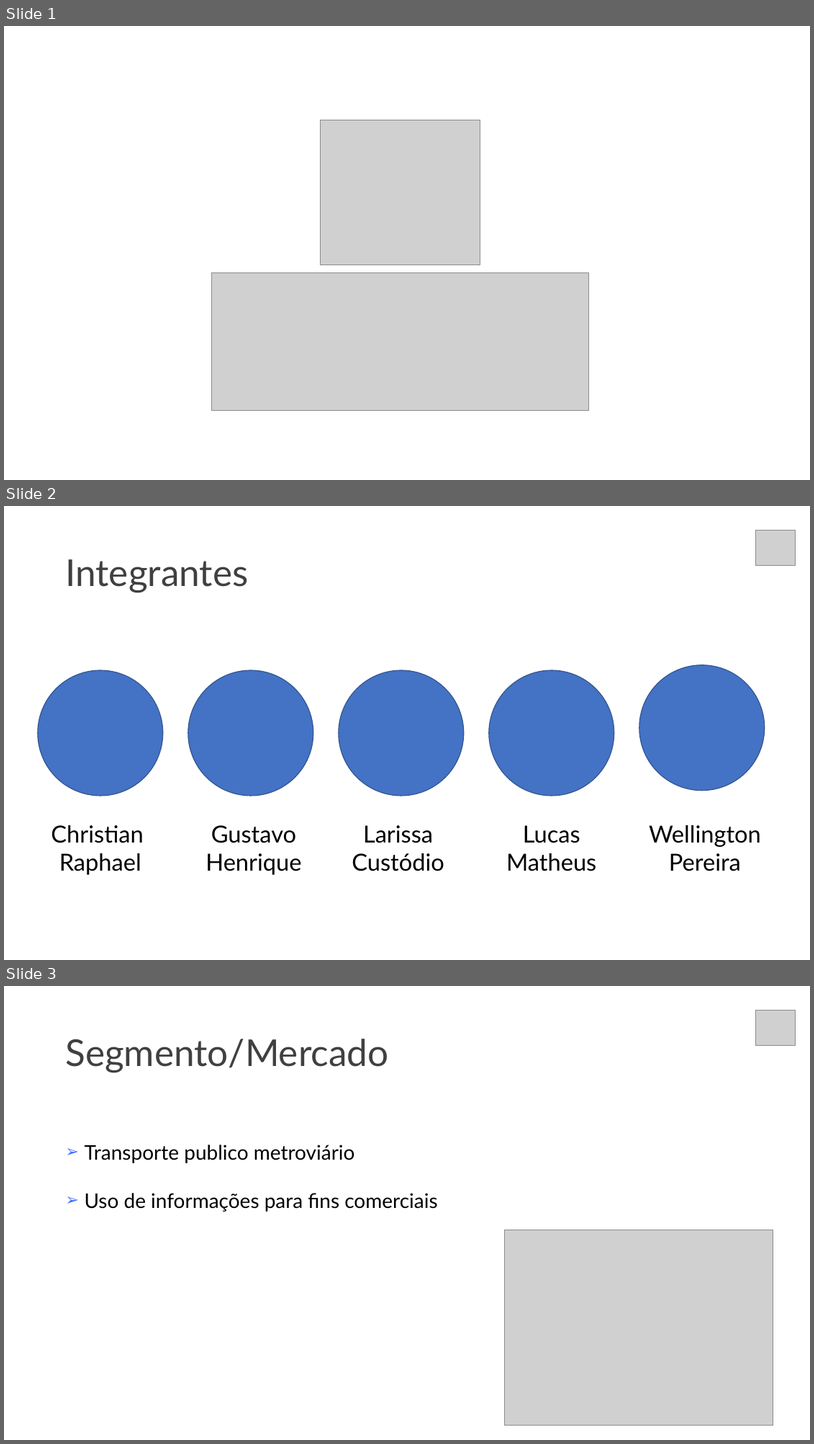
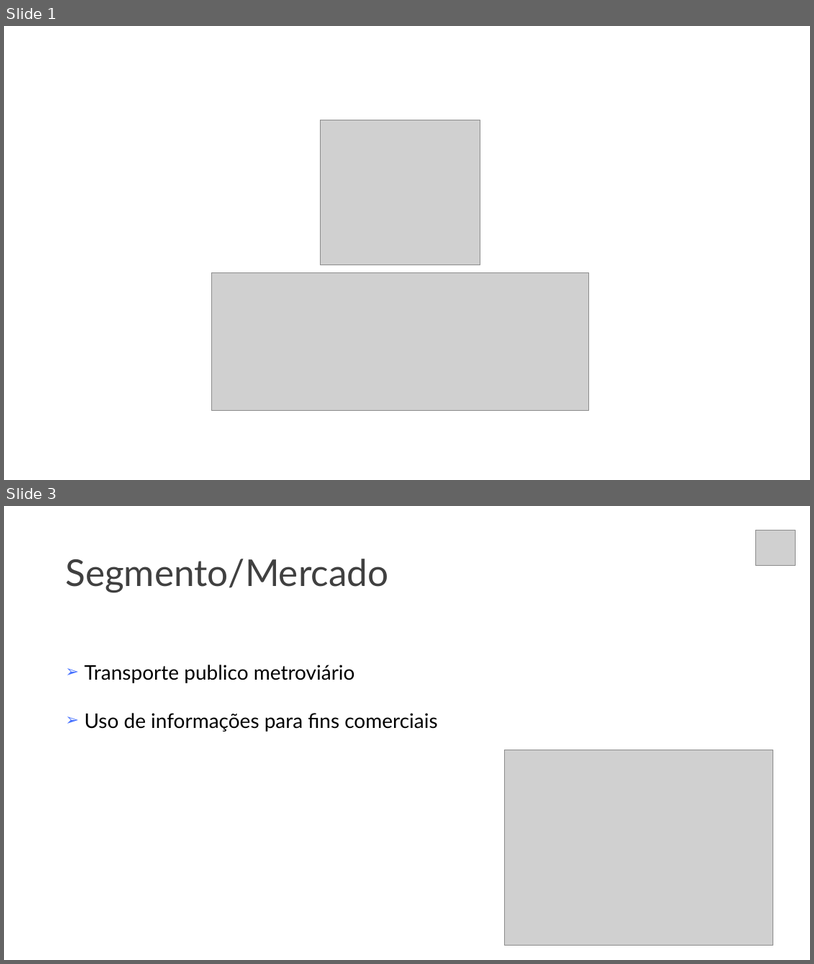
Before and after one commit to larissaSousa1998/segunda-sprint, a slide deck: Documentação/slide-synergy.pptx. Shown one above the other, each under a label of ours: slides 1, 2 and 3 before the commit, slides 1 and 3 after it; the slides between them are not shown. The pictures are 814x1444 and 814x964 pixels, drawn with LibreOffice and Linux fonts; fonts in the diff are those of the drawing; grey boxes stand for pictures. Boxes give left, top, right and bottom in pixels: in the first picture for what was removed or moved away, otherwise in the second. Text is boxed around its words. In the diff, an @@ line names an element or a change of style, - is before the commit and + after.

```diff
--- a/Documentação/slide-synergy.pptx
+++ b/Documentação/slide-synergy.pptx
@@ slide 2 removed at [4, 506, 810, 960], background #FFFFFF @@
@@ picture removed at [756, 530, 797, 566] @@
@@ title removed at [65, 559, 248, 592] @@
-Integrantes
@@ ellipse removed at [38, 670, 163, 795] @@
@@ ellipse removed at [188, 670, 314, 795] @@
@@ ellipse removed at [339, 670, 464, 795] @@
@@ ellipse removed at [489, 670, 615, 795] @@
@@ ellipse removed at [640, 665, 765, 790] @@
@@ text removed at [51, 825, 143, 875] @@
-Christian
-Raphael
@@ text removed at [206, 825, 301, 875] @@
-Gustavo
-Henrique
@@ text removed at [352, 825, 445, 871] @@
-Larissa
-Custódio
@@ text removed at [507, 825, 597, 871] @@
-Lucas
-Matheus
@@ text removed at [649, 825, 761, 871] @@
-Wellington
-Pereira
```
Also in this commit, not shown: 1 slide changed, 5 slides added, 2 other slides removed, 2 other files.
